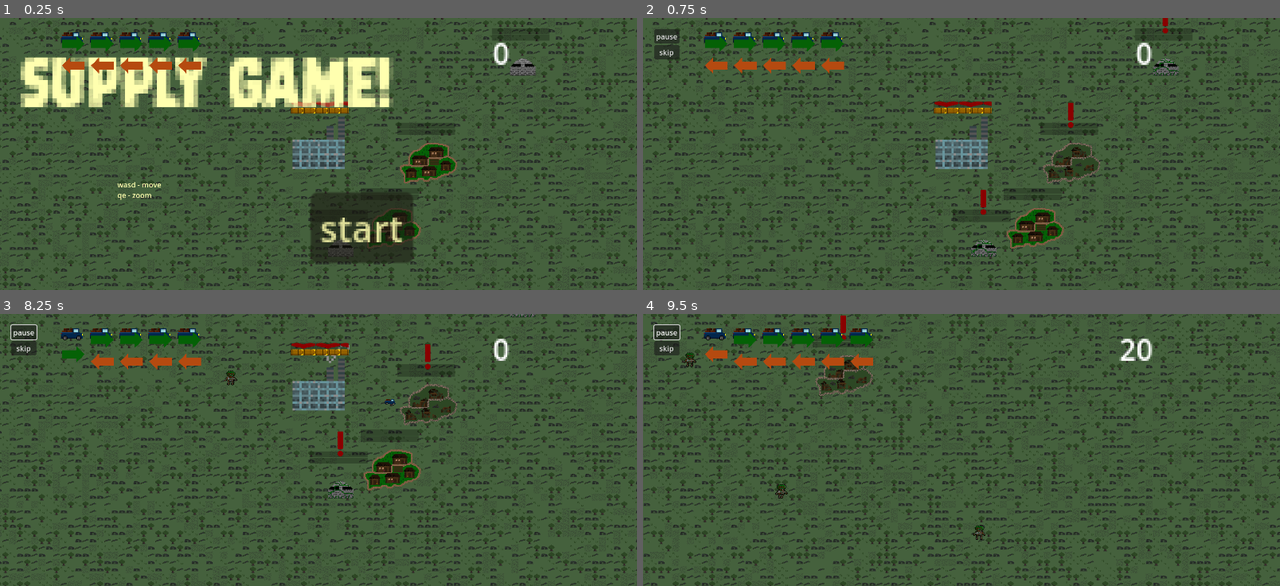
Above: before the commit, frames 1-4 (two rows, left to right).
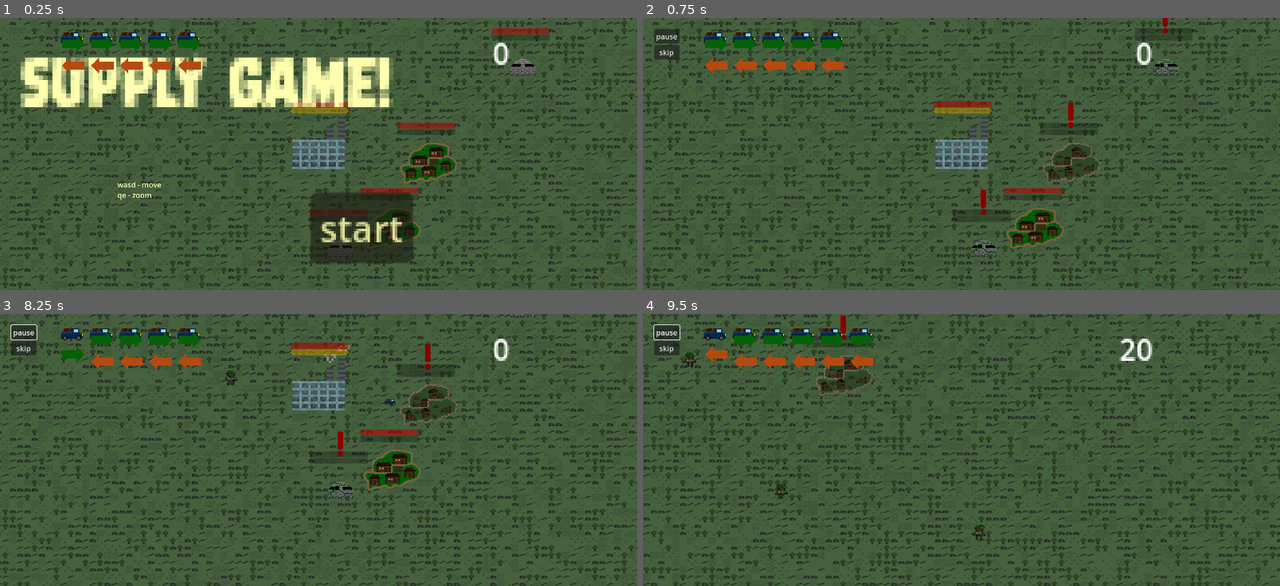
Above: after the commit, the same moments.

Repository: lewis785/ludum-dare-53
Game: Godot game, scene res://scenes/main.tscn
Two runs of this game, one before a commit and one after it. Both use one fixed random seed, a clock stepped at 60 frames per second and the inputs below.
Inputs (mouse positions are in pixels of both pictures, inside the frame that each line leads up to):
- Up to frame 1 (0.25 s): no input
- Up to frame 2 (0.75 s): click "start" at 0.5 s
- Up to frame 3 (8.25 s): click "skip" at 1.25 s; click "slow" at 2 s; click "skip" at 2.75 s; click "slow" at 3.5 s; click "skip" at 4.25 s; click "slow" at 5 s; click "pause" at 5.75 s; click "paused" at 6.5 s; move the mouse to (426, 458) at 7.27 s; press the mouse at (426, 458) at 7.28 s; move the mouse to (343, 545) at 8.02 s; release the mouse at (343, 545) at 8.03 s; tap S (camera_down) at 8.1 s; click (343, 545) at 8.17 s
- Up to frame 4 (9.5 s): move the mouse to (1037, 469) at 8.77 s; hold A (camera_left) from 8.78 s (still down); click (1037, 469) at 8.92 s

The runs differ from the first frame. In frame 1, 1.0% of the frame differs, in the area x 45-87%, y 3-73%; in frame 2, 0.5%; in frame 3, 0.6%; in frame 4, nothing differs.

Commit message:
REMOVE texture from status bar

Diff:
--- a/scenes/status_bar/status_bar.gd
+++ b/scenes/status_bar/status_bar.gd
@@ -6,9 +6,10 @@
 @export var texture: Texture2D
 
 func set_texture():
-	var new_stylebox_normal = $ProgressBar.get_theme_stylebox("fill").duplicate()
-	new_stylebox_normal.texture = texture
-	$ProgressBar.add_theme_stylebox_override("fill", new_stylebox_normal)
+	if (texture):
+		var new_stylebox_normal = $ProgressBar.get_theme_stylebox("fill").duplicate()
+		new_stylebox_normal.texture = texture
+		$ProgressBar.add_theme_stylebox_override("fill", new_stylebox_normal)
 
 func set_percentage(value: int):
 	percentage = value
@@ -28,9 +29,6 @@
 func _ready():
 	update_colour()
 	update_process_bar()
-	set_texture()
-
-
 
 func _on_entity_health_update(health) -> void:
 	set_percentage(health)
--- a/scenes/status_bar/status_bar.tscn
+++ b/scenes/status_bar/status_bar.tscn
@@ -6,10 +6,6 @@
 
 [sub_resource type="StyleBoxFlat" id="StyleBoxFlat_48n52"]
 bg_color = Color(0, 0, 0, 0.254902)
-
-[sub_resource type="StyleBoxTexture" id="StyleBoxTexture_6inhe"]
-axis_stretch_horizontal = 1
-axis_stretch_vertical = 2
 
 [node name="status_bar" type="Control"]
 z_as_relative = false
@@ -25,6 +21,5 @@
 offset_bottom = 32.0
 theme = SubResource("Theme_adewy")
 theme_override_styles/background = SubResource("StyleBoxFlat_48n52")
-theme_override_styles/fill = SubResource("StyleBoxTexture_6inhe")
 value = 45.0
 show_percentage = false
Not shown: 1 places in scenes/status_bar/status_bar.tscn that only renumber resources
